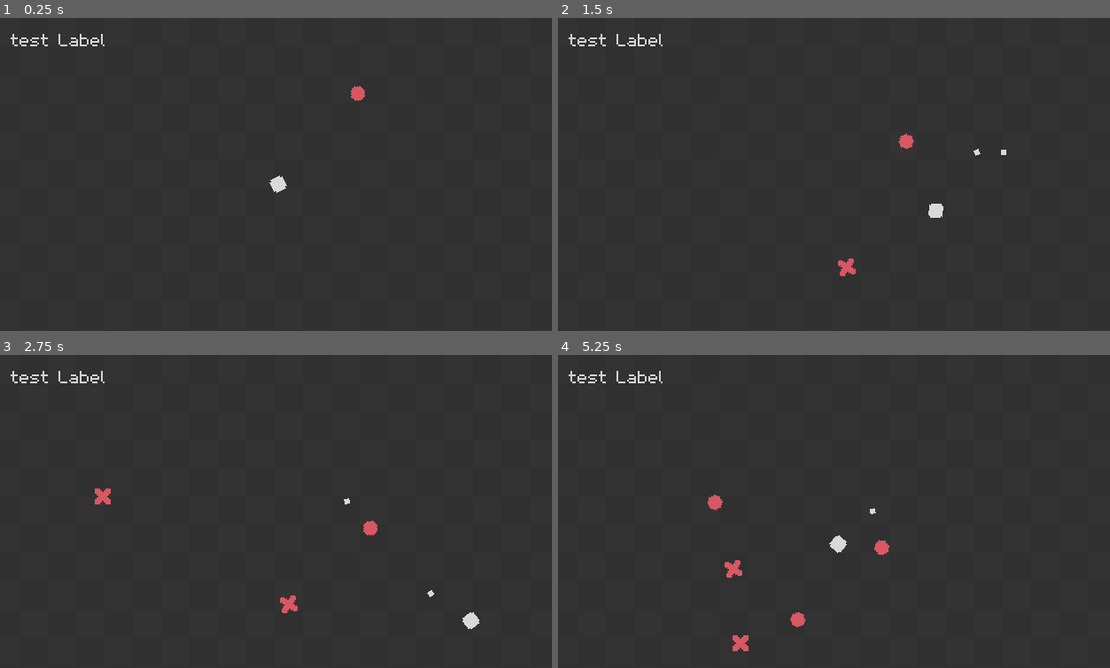
Above: before the commit, frames 1-4 (two rows, left to right).
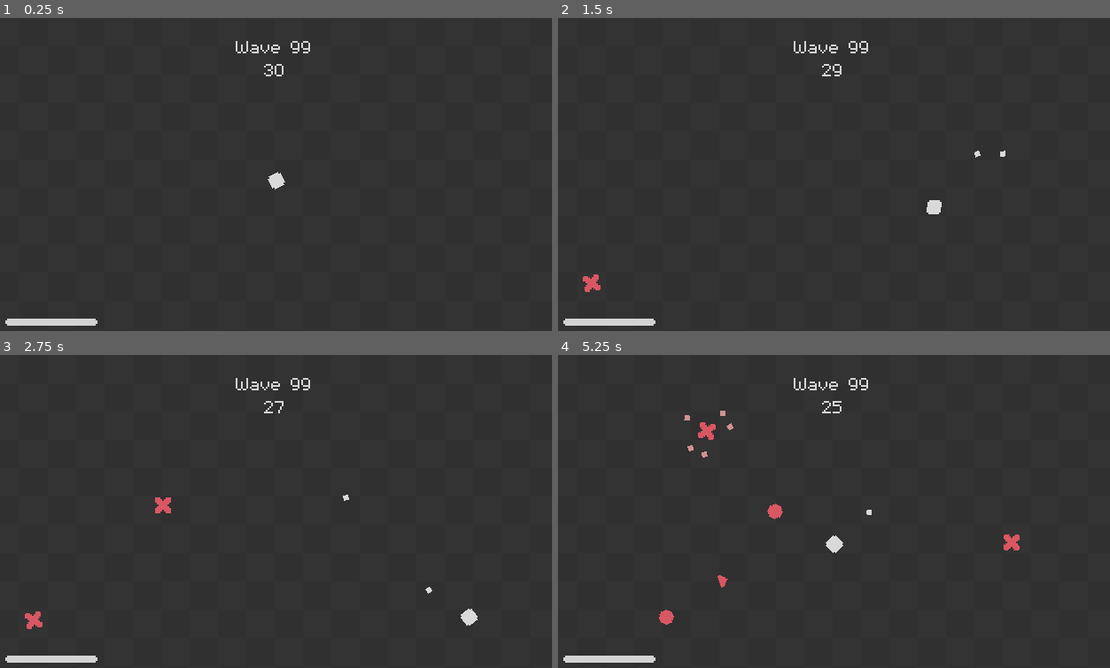
Above: after the commit, the same moments.

Repository: rchiedev/Quadratum
Game: Godot game, scene res://game/game.tscn
The game is run twice, just before and just after one commit, with the same random seed, the same clock (stepped at 60 frames per second) and the same inputs.
Inputs (mouse positions are in pixels of both pictures, inside the frame that each line leads up to):
- Up to frame 1 (0.25 s): no input
- Up to frame 2 (1.5 s): move the mouse to (955, 161) at 0.52 s; press the mouse at (955, 161) at 0.53 s; hold Right (ui_right) 0.53-1.28 s; move the mouse to (718, 193) at 1.27 s; release the mouse at (718, 193) at 1.28 s; hold Down (ui_down) from 1.28 s (still down); click (718, 193) at 1.35 s
- Up to frame 3 (2.75 s): move the mouse to (331, 442) at 2.02 s; release Down (ui_down) at 2.03 s; press the mouse at (331, 442) at 2.03 s; hold Right (ui_right) from 2.03 s (still down)
- Up to frame 4 (5.25 s): move the mouse to (806, 577) at 2.77 s; release Right (ui_right) at 2.78 s; release the mouse at (806, 577) at 2.78 s; hold Up (ui_up) 2.78-3.53 s; click (806, 577) at 2.85 s; move the mouse to (1005, 561) at 3.52 s; press the mouse at (1005, 561) at 3.53 s; hold Left (ui_left) 3.53-5.03 s; move the mouse to (662, 467) at 4.27 s; release the mouse at (662, 467) at 4.28 s; click (662, 467) at 4.35 s; move the mouse to (861, 514) at 5.02 s; press the mouse at (861, 514) at 5.03 s; hold Down (ui_down) from 5.03 s (still down)

The runs differ from the first frame. In frame 1, 0.9% of the frame differs, in the area x 0-67%, y 5-99%; in frame 2, 1.2%; in frame 3, 1.5%; in frame 4, 2.0%, in the area x 0-84%, y 5-99%.

Commit message:
Day 2
Added UIs, Enemy inherit scenes, enemy behaviors, SignalBus

Diff:
--- a/autoloads/signal_bus.gd
+++ b/autoloads/signal_bus.gd
@@ -2,6 +2,11 @@
 
 #Player Related
 signal on_player_shoot(bullet : RigidBody2D, starting_pos : Vector2, direction : Vector2)
+signal on_player_hurt()
+signal on_hp_changed(value, max_value)
 
 #Enemy Related
 signal on_enemy_spawn(enemy : Enemy, starting_pos : Vector2)
+
+#Game Related
+signal on_wave_timer_countdown(time : float)
--- /dev/null
+++ b/game/HealthBar.gd
@@ -0,0 +1,19 @@
+extends TextureProgressBar
+
+@onready var animation_player = $AnimationPlayer
+
+# Called when the node enters the scene tree for the first time.
+func _ready():
+	SignalBus.on_hp_changed.connect(set_hp_bar)
+	SignalBus.on_player_hurt.connect(shake_bar)
+
+func set_hp_bar(health, max_health):
+	self.value = health
+	self.max_value = max_health
+
+func shake_bar():
+	animation_player.play("shake")
+
+# Called every frame. 'delta' is the elapsed time since the previous frame.
+func _process(delta):
+	pass
--- a/game/enemy_container.gd
+++ b/game/enemy_container.gd
@@ -1,4 +1,9 @@
 extends Node2D
+
+@onready var enemy_timer = $EnemyTimer
+@onready var wave_timer = $WaveTimer
+
+@export var enemy_list : Array[PackedScene]
 
 const MARKER_SCENE = preload("res://units/marker/marker.tscn")
 
@@ -7,16 +12,27 @@
 
 # Called every frame. 'delta' is the elapsed time since the previous frame.
 func _process(delta):
-	pass
+	SignalBus.on_wave_timer_countdown.emit(wave_timer.time_left)
 
-func _on_timer_timeout():
+func spawn_enemy(enemy : Enemy, starting_pos : Vector2):
+	enemy.global_position = starting_pos
+	add_child(enemy)
+
+func _on_enemy_timer_timeout():
 	var global_postion_x = randi_range(16, 304)
 	var global_postion_y = randi_range(16, 164)
 
 	var marker = MARKER_SCENE.instantiate()
 	marker.global_position = Vector2(global_postion_x, global_postion_y)
+	marker.enemy_scene = enemy_list.pick_random()
 	add_child(marker)
 
-func spawn_enemy(enemy : Enemy, starting_pos : Vector2):
-	enemy.global_position = starting_pos
-	add_child(enemy)
+func _on_wave_timer_timeout():
+	stop_wave()
+
+func stop_wave():
+	enemy_timer.stop()
+	for marker in get_children().filter(func(node): return node is Marker):
+		marker.queue_free()
+	for enemy in get_children().filter(func(node): return node is Enemy):
+		enemy.queue_free()
--- a/game/game.tscn
+++ b/game/game.tscn
@@ -1,11 +1,16 @@
-[gd_scene load_steps=10 format=3 uid="uid://dm0773o2fnw35"]
+[gd_scene load_steps=18 format=3 uid="uid://dm0773o2fnw35"]
 
 [ext_resource type="Texture2D" uid="uid://bridvg52jj1ml" path="res://assets/Background.png" id="1_d3s83"]
 [ext_resource type="Script" path="res://game/enemy_container.gd" id="2_o2ba0"]
-[ext_resource type="PackedScene" uid="uid://dppo251eop6h3" path="res://units/enemies/1/1.tscn" id="3_3ki48"]
+[ext_resource type="PackedScene" uid="uid://bs0djvvyb3b0e" path="res://units/enemies/1/1.tscn" id="3_423yo"]
 [ext_resource type="Script" path="res://game/ProjectileContainer.gd" id="3_y65bk"]
+[ext_resource type="PackedScene" uid="uid://cai7u1ypb8wif" path="res://units/enemies/2/2.tscn" id="4_6y017"]
 [ext_resource type="PackedScene" uid="uid://ccnfhy1pju2vo" path="res://units/player/player.tscn" id="4_h8ajc"]
 [ext_resource type="FontFile" uid="uid://dhl7e2l35ot2l" path="res://assets/m5x7.ttf" id="5_rhqd1"]
+[ext_resource type="Texture2D" uid="uid://c273gqtikvto5" path="res://assets/HealthBar.png" id="7_bumym"]
+[ext_resource type="Script" path="res://game/wave_timer.gd" id="8_dhhg8"]
+[ext_resource type="Texture2D" uid="uid://c48pikke85ytx" path="res://assets/HealthBar-Progress.png" id="8_o65x0"]
+[ext_resource type="Script" path="res://game/HealthBar.gd" id="9_0eqhm"]
 
 [sub_resource type="RectangleShape2D" id="RectangleShape2D_jhosp"]
 size = Vector2(360, 20)
@@ -15,6 +20,30 @@
 
 [sub_resource type="Theme" id="Theme_ljycn"]
 default_font = ExtResource("5_rhqd1")
+
+[sub_resource type="Theme" id="Theme_6tvcu"]
+default_font = ExtResource("5_rhqd1")
+
+[sub_resource type="Animation" id="Animation_lbvnm"]
+resource_name = "shake"
+length = 0.3
+tracks/0/type = "value"
+tracks/0/imported = false
+tracks/0/enabled = true
+tracks/0/path = NodePath(".:position")
+tracks/0/interp = 1
+tracks/0/loop_wrap = true
+tracks/0/keys = {
+"times": PackedFloat32Array(0, 0.1, 0.2, 0.3),
+"transitions": PackedFloat32Array(0.2, 0.2, 0.2, 0.2),
+"update": 0,
+"values": [Vector2(6, 168), Vector2(10, 172), Vector2(7, 171), Vector2(8, 170)]
+}
+
+[sub_resource type="AnimationLibrary" id="AnimationLibrary_1jyc1"]
+_data = {
+"shake": SubResource("Animation_lbvnm")
+}
 
 [node name="Game" type="Node2D"]
 
@@ -56,28 +85,67 @@
 
 [node name="EnemyContainer" type="Node2D" parent="."]
 script = ExtResource("2_o2ba0")
+enemy_list = Array[PackedScene]([ExtResource("3_423yo"), ExtResource("4_6y017")])
 
-[node name="Timer" type="Timer" parent="EnemyContainer"]
+[node name="EnemyTimer" type="Timer" parent="EnemyContainer"]
 autostart = true
 
-[node name="1" parent="EnemyContainer" instance=ExtResource("3_3ki48")]
-position = Vector2(211, 38)
+[node name="WaveTimer" type="Timer" parent="EnemyContainer"]
+wait_time = 30.0
+one_shot = true
+autostart = true
 
 [node name="ProjectileContainer" type="Node2D" parent="."]
 script = ExtResource("3_y65bk")
 
 [node name="Player" parent="." instance=ExtResource("4_h8ajc")]
-position = Vector2(162, 94)
+position = Vector2(161, 92)
 
 [node name="CanvasLayer" type="CanvasLayer" parent="."]
 
-[node name="Label" type="Label" parent="CanvasLayer"]
-offset_right = 76.0
-offset_bottom = 23.0
+[node name="WaveCounter" type="Label" parent="CanvasLayer"]
+anchors_preset = 5
+anchor_left = 0.5
+anchor_right = 0.5
+offset_left = -38.0
+offset_top = 4.0
+offset_right = 38.0
+offset_bottom = 27.0
+grow_horizontal = 2
 theme = SubResource("Theme_ljycn")
 theme_override_colors/font_color = Color(0.827451, 0.827451, 0.827451, 1)
-text = "test Label"
+text = "Wave 99"
 horizontal_alignment = 1
 vertical_alignment = 1
 
-[connection signal="timeout" from="EnemyContainer/Timer" to="EnemyContainer" method="_on_timer_timeout"]
+[node name="WaveTimer" type="Label" parent="CanvasLayer"]
+offset_left = 140.0
+offset_top = 17.0
+offset_right = 180.0
+offset_bottom = 40.0
+theme = SubResource("Theme_6tvcu")
+theme_override_colors/font_color = Color(0.831373, 0.831373, 0.831373, 1)
+text = "99"
+horizontal_alignment = 1
+vertical_alignment = 1
+script = ExtResource("8_dhhg8")
+
+[node name="HealthBar" type="TextureProgressBar" parent="CanvasLayer"]
+offset_left = 8.0
+offset_top = 170.0
+offset_right = 60.0
+offset_bottom = 174.0
+step = 0.1
+value = 100.0
+texture_over = ExtResource("7_bumym")
+texture_progress = ExtResource("8_o65x0")
+texture_progress_offset = Vector2(1, 1)
+script = ExtResource("9_0eqhm")
+
+[node name="AnimationPlayer" type="AnimationPlayer" parent="CanvasLayer/HealthBar"]
+libraries = {
+"": SubResource("AnimationLibrary_1jyc1")
+}
+
+[connection signal="timeout" from="EnemyContainer/EnemyTimer" to="EnemyContainer" method="_on_enemy_timer_timeout"]
+[connection signal="timeout" from="EnemyContainer/WaveTimer" to="EnemyContainer" method="_on_wave_timer_timeout"]
--- /dev/null
+++ b/game/wave_timer.gd
@@ -0,0 +1,9 @@
+extends Label
+
+
+# Called when the node enters the scene tree for the first time.
+func _ready():
+	SignalBus.on_wave_timer_countdown.connect(set_timer_label)
+
+func set_timer_label(time : float):
+	self.text = str(snappedf(time, 1))
--- a/units/enemies/1/1.gd
+++ /dev/null
@@ -1,25 +0,0 @@
-extends CharacterBody2D
-class_name Enemy
-
-const speed : float = 25.0
-
-var hp : float = 20.0
-var target : CharacterBody2D
-var direction : Vector2
-
-func _ready():
-	target = get_tree().get_first_node_in_group("player")
-
-func _physics_process(delta):
-	direction = self.global_position.direction_to(target.global_position)
-
-	look_at(target.global_position)
-
-	velocity = direction * speed
-	move_and_slide()
-
-func take_damage():
-	hp -= 10.0
-
-	if hp <= 0.0:
-		queue_free()
--- a/units/enemies/1/1.tscn
+++ b/units/enemies/1/1.tscn
@@ -1,40 +1,13 @@
-[gd_scene load_steps=6 format=3 uid="uid://dppo251eop6h3"]
+[gd_scene load_steps=4 format=3 uid="uid://bs0djvvyb3b0e"]
 
 [ext_resource type="Texture2D" uid="uid://c64ku1coaj42o" path="res://assets/Enemy-1.png" id="1_d8cff"]
-[ext_resource type="Script" path="res://units/enemies/1/1.gd" id="1_t8dhm"]
-[ext_resource type="Texture2D" uid="uid://dpgsxidbrwkel" path="res://assets/Player-Bullet.png" id="3_prq7k"]
+[ext_resource type="PackedScene" uid="uid://dpgurf2jxihrw" path="res://units/enemies/enemy.tscn" id="1_v6t3u"]
+[ext_resource type="Script" path="res://units/enemies/Movement/follow_player.gd" id="3_dn67g"]
 
-[sub_resource type="CircleShape2D" id="CircleShape2D_usahn"]
-radius = 4.0
+[node name="1" instance=ExtResource("1_v6t3u")]
 
-[sub_resource type="ParticleProcessMaterial" id="ParticleProcessMaterial_m511x"]
-lifetime_randomness = 0.5
-particle_flag_disable_z = true
-angle_max = 180.0
-spread = 180.0
-initial_velocity_min = 50.0
-initial_velocity_max = 50.0
-gravity = Vector3(0, 0, 0)
-color = Color(0.960784, 0.670588, 0.678431, 1)
-
-[node name="1" type="CharacterBody2D"]
-collision_layer = 8
-collision_mask = 2
-motion_mode = 1
-script = ExtResource("1_t8dhm")
-
-[node name="Sprite2D" type="Sprite2D" parent="."]
+[node name="Sprite2D" parent="." index="0"]
 texture = ExtResource("1_d8cff")
 
-[node name="CollisionShape2D" type="CollisionShape2D" parent="."]
-visible = false
-shape = SubResource("CircleShape2D_usahn")
-
-[node name="DamagedParticle" type="GPUParticles2D" parent="."]
-emitting = false
-amount = 5
-process_material = SubResource("ParticleProcessMaterial_m511x")
-texture = ExtResource("3_prq7k")
-lifetime = 0.5
-one_shot = true
-explosiveness = 1.0
+[node name="MovementBehavior" parent="." index="3"]
+script = ExtResource("3_dn67g")
--- /dev/null
+++ b/units/enemies/2/2.tscn
@@ -0,0 +1,23 @@
+[gd_scene load_steps=5 format=3 uid="uid://cai7u1ypb8wif"]
+
+[ext_resource type="PackedScene" uid="uid://dpgurf2jxihrw" path="res://units/enemies/enemy.tscn" id="1_gi4g4"]
+[ext_resource type="Texture2D" uid="uid://dqpfylca3viy1" path="res://assets/Enemy-2.png" id="2_kdxku"]
+[ext_resource type="Script" path="res://units/enemies/Movement/follow_player.gd" id="3_2araa"]
+
+[sub_resource type="ConvexPolygonShape2D" id="ConvexPolygonShape2D_lqn7h"]
+points = PackedVector2Array(2.5, 0, -0.5, 3.5, -2.5, 3.5, -2.5, -3.5, -0.5, -3.5)
+
+[node name="2" instance=ExtResource("1_gi4g4")]
+max_health = 10.0
+speed = 35.0
+damage = 5.0
+
+[node name="Sprite2D" parent="." index="0"]
+rotation = 1.57084
+texture = ExtResource("2_kdxku")
+
+[node name="CollisionShape2D" parent="." index="2"]
+shape = SubResource("ConvexPolygonShape2D_lqn7h")
+
+[node name="MovementBehavior" parent="." index="3"]
+script = ExtResource("3_2araa")
--- /dev/null
+++ b/units/enemies/Movement/follow_player.gd
@@ -0,0 +1,11 @@
+extends MovementBehavior
+class_name FollowPlayer
+
+var target : Player
+
+func init(parent : Enemy):
+	super.init(parent)
+	target = parent.target
+
+func get_direction():
+	return _parent.global_position.direction_to(target.global_position)
--- /dev/null
+++ b/units/enemies/attacking_behavior.gd
@@ -0,0 +1,13 @@
+extends Node2D
+class_name AttackingBehavior
+
+var _parent : Enemy
+
+func init(parent : Enemy):
+	_parent = parent
+
+func _physics_process(delta):
+	pass
+
+func shoot():
+	pass
--- /dev/null
+++ b/units/enemies/enemy.gd
@@ -0,0 +1,42 @@
+extends CharacterBody2D
+class_name Enemy
+
+@onready var damaged_particle = $DamagedParticle
+@onready var movement_behavior = %MovementBehavior
+@onready var attacking_behavior = %AttackingBehavior
+
+
+@export var max_health : float = 20.0
+@export var speed : float = 25.0
+@export var damage : float = 10.0
+
+var health : float
+
+var target : Player
+var direction : Vector2
+
+func _ready():
+	health = max_health
+	target = get_tree().get_first_node_in_group("player")
+	movement_behavior.init(self)
+	#attacking_behavior.init(self)
+
+func _physics_process(delta):
+	direction = get_direction()
+	rotation = direction.angle()
+	velocity = direction * speed
+	move_and_slide()
+
+func emit_particle():
+	damaged_particle.restart()
+	damaged_particle.emitting = true
+
+func take_damage():
+	emit_particle()
+	health -= 10.0
+
+	if health <= 0.0:
+		queue_free()
+
+func get_direction():
+	return movement_behavior.get_direction()
--- /dev/null
+++ b/units/enemies/enemy.tscn
@@ -0,0 +1,49 @@
+[gd_scene load_steps=7 format=3 uid="uid://dpgurf2jxihrw"]
+
+[ext_resource type="Script" path="res://units/enemies/enemy.gd" id="1_b1ls4"]
+[ext_resource type="Texture2D" uid="uid://dpgsxidbrwkel" path="res://assets/Player-Bullet.png" id="1_vd4vk"]
+[ext_resource type="Script" path="res://units/enemies/movement_behavior.gd" id="2_7fkt3"]
+[ext_resource type="Script" path="res://units/enemies/attacking_behavior.gd" id="3_jq17j"]
+
+[sub_resource type="CircleShape2D" id="CircleShape2D_okf44"]
+radius = 4.0
+
+[sub_resource type="ParticleProcessMaterial" id="ParticleProcessMaterial_k452o"]
+lifetime_randomness = 0.5
+particle_flag_disable_z = true
+angle_max = 180.0
+spread = 180.0
+initial_velocity_min = 50.0
+initial_velocity_max = 50.0
+gravity = Vector3(0, 0, 0)
+color = Color(0.960784, 0.670588, 0.678431, 1)
+
+[node name="Enemy" type="CharacterBody2D"]
+collision_layer = 8
+collision_mask = 2
+motion_mode = 1
+script = ExtResource("1_b1ls4")
+
+[node name="Sprite2D" type="Sprite2D" parent="."]
+
+[node name="AnimationPlayer" type="AnimationPlayer" parent="."]
+
+[node name="CollisionShape2D" type="CollisionShape2D" parent="."]
+shape = SubResource("CircleShape2D_okf44")
+
+[node name="MovementBehavior" type="Node2D" parent="."]
+unique_name_in_owner = true
+script = ExtResource("2_7fkt3")
+
+[node name="AttackingBehavior" type="Node2D" parent="."]
+unique_name_in_owner = true
+script = ExtResource("3_jq17j")
+
+[node name="DamagedParticle" type="GPUParticles2D" parent="."]
+emitting = false
+amount = 5
+process_material = SubResource("ParticleProcessMaterial_k452o")
+texture = ExtResource("1_vd4vk")
+lifetime = 0.5
+one_shot = true
+explosiveness = 1.0
--- /dev/null
+++ b/units/enemies/movement_behavior.gd
@@ -0,0 +1,10 @@
+extends Node2D
+class_name MovementBehavior
+
+var _parent : Enemy
+
+func init(parent : Enemy):
+	_parent = parent
+
+func get_direction():
+	return Vector2.ZERO
--- a/units/marker/marker.gd
+++ b/units/marker/marker.gd
@@ -1,17 +1,25 @@
 extends Sprite2D
+class_name Marker
 
 @onready var animation_player = $AnimationPlayer
-const _1 = preload("res://units/enemies/1/1.tscn")
+@onready var particle = $Particle
+
+var enemy_scene : PackedScene
 
 func _ready():
-	rotation = deg_to_rad(randi_range(-20, 20))
+	emit_particle()
+	rotation = deg_to_rad(randf_range(-20.0, 20.0))
 	animation_player.play("spawn")
 
 # Called every frame. 'delta' is the elapsed time since the previous frame.
 func _process(delta):
 	pass
 
+func emit_particle():
+	particle.restart()
+	particle.emitting = true
+
 func spawn_enemy():
-	var enemy = _1.instantiate()
+	var enemy = enemy_scene.instantiate()
 	SignalBus.on_enemy_spawn.emit(enemy, self.global_position)
 	self.queue_free()
--- a/units/marker/marker.tscn
+++ b/units/marker/marker.tscn
@@ -1,7 +1,8 @@
-[gd_scene load_steps=5 format=3 uid="uid://dvf3u8rty3o4w"]
+[gd_scene load_steps=7 format=3 uid="uid://dvf3u8rty3o4w"]
 
 [ext_resource type="Texture2D" uid="uid://dtusgos548gre" path="res://assets/Spawn-Marker.png" id="1_lclul"]
 [ext_resource type="Script" path="res://units/marker/marker.gd" id="2_udy5o"]
+[ext_resource type="Texture2D" uid="uid://dpgsxidbrwkel" path="res://assets/Player-Bullet.png" id="3_0g6c5"]
 
 [sub_resource type="Animation" id="Animation_du3if"]
 resource_name = "spawn"
@@ -38,6 +39,16 @@
 "spawn": SubResource("Animation_du3if")
 }
 
+[sub_resource type="ParticleProcessMaterial" id="ParticleProcessMaterial_heeiq"]
+lifetime_randomness = 0.5
+particle_flag_disable_z = true
+angle_max = 180.0
+spread = 180.0
+initial_velocity_min = 50.0
+initial_velocity_max = 50.0
+gravity = Vector3(0, 0, 0)
+color = Color(0.960784, 0.670588, 0.678431, 1)
+
 [node name="Marker" type="Sprite2D"]
 texture = ExtResource("1_lclul")
 script = ExtResource("2_udy5o")
@@ -46,3 +57,12 @@
 libraries = {
 "": SubResource("AnimationLibrary_s50iv")
 }
+
+[node name="Particle" type="GPUParticles2D" parent="."]
+emitting = false
+amount = 5
+process_material = SubResource("ParticleProcessMaterial_heeiq")
+texture = ExtResource("3_0g6c5")
+lifetime = 0.5
+one_shot = true
+explosiveness = 1.0
--- a/units/player/player.gd
+++ b/units/player/player.gd
@@ -3,6 +3,7 @@
 
 @onready var attack_cooldown = $AttackCooldown
 @onready var invincible_timer = $InvincibleTimer
+@onready var regeneration_timer = $RegenerationTimer
 
 @onready var damaged_particle = $DamagedParticle
 
@@ -13,6 +14,12 @@
 
 var can_shoot : bool = true
 var can_be_damaged : bool = true
+var max_health : float = 100.0
+var health : float
+
+func _ready():
+	health = max_health
+	SignalBus.on_hp_changed.emit(health, max_health)
 
 func _physics_process(delta):
 	look_at(get_global_mouse_position())
@@ -23,7 +30,7 @@
 
 	if get_last_slide_collision():
 		if get_last_slide_collision().get_collider() is Enemy and can_be_damaged:
-			take_damage()
+			take_damage(get_last_slide_collision().get_collider().damage)
 
 	if Input.is_action_pressed("click") and can_shoot:
 		shoot()
@@ -39,12 +46,26 @@
 func _on_attack_cooldown_timeout():
 	can_shoot = true
 
-func take_damage():
+func take_damage(damage : float):
+	change_health(-damage)
+	SignalBus.on_player_hurt.emit()
+
 	damaged_particle.restart()
 	damaged_particle.emitting = true
 	can_be_damaged = false
 	invincible_timer.start(0.75)
-	print("Got Hit")
+
+	print("Current HP: ", health)
+
+func regenerate_health(heal_value : float):
+	change_health(heal_value)
+
+func change_health(value : int):
+	health = clamp(health + value, 0, max_health)
+	SignalBus.on_hp_changed.emit(health, max_health)
 
 func _on_invincible_timer_timeout():
 	can_be_damaged = true
+
+func _on_regeneration_timer_timeout():
+	regenerate_health(1)
--- a/units/player/player.tscn
+++ b/units/player/player.tscn
@@ -41,5 +41,9 @@
 
 [node name="InvincibleTimer" type="Timer" parent="."]
 
+[node name="RegenerationTimer" type="Timer" parent="."]
+autostart = true
+
 [connection signal="timeout" from="AttackCooldown" to="." method="_on_attack_cooldown_timeout"]
 [connection signal="timeout" from="InvincibleTimer" to="." method="_on_invincible_timer_timeout"]
+[connection signal="timeout" from="RegenerationTimer" to="." method="_on_regeneration_timer_timeout"]
Binary file added: assets/Enemy-2.png
Not shown, added: assets/Enemy-2.png.import
Binary file added: assets/Enemy-3.png
Not shown, added: assets/Enemy-3.png.import
Binary file added: assets/HealthBar-Progress.png
Not shown, added: assets/HealthBar-Progress.png.import
Binary file added: assets/HealthBar.png
Not shown, added: assets/HealthBar.png.import
